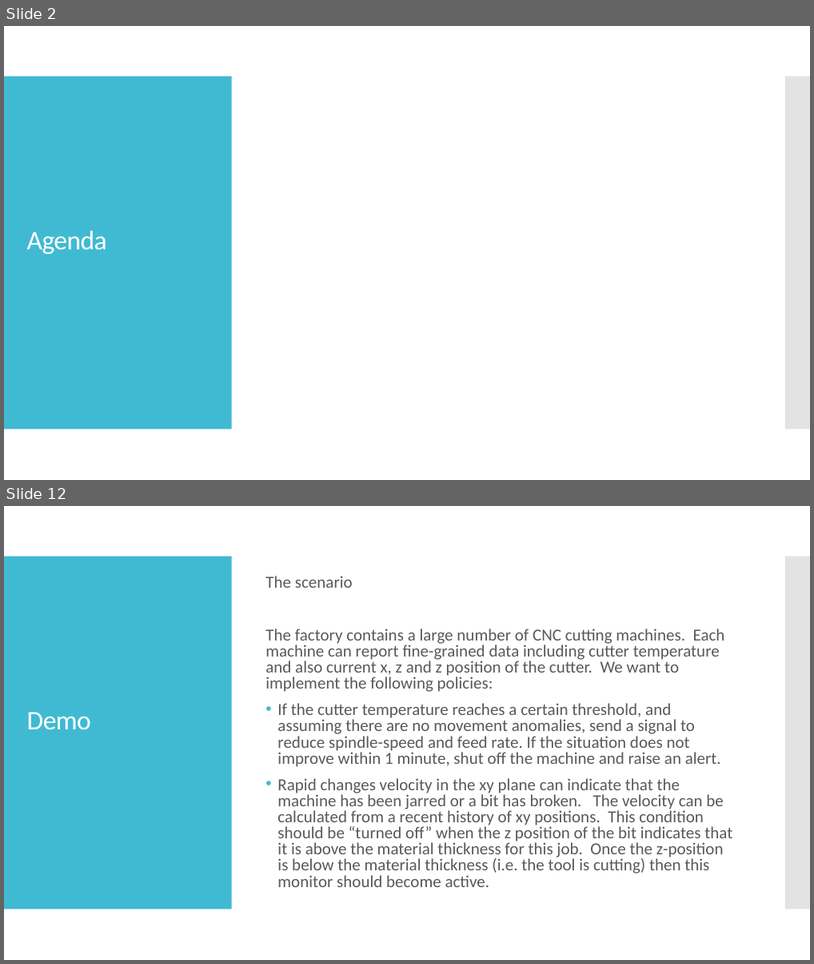
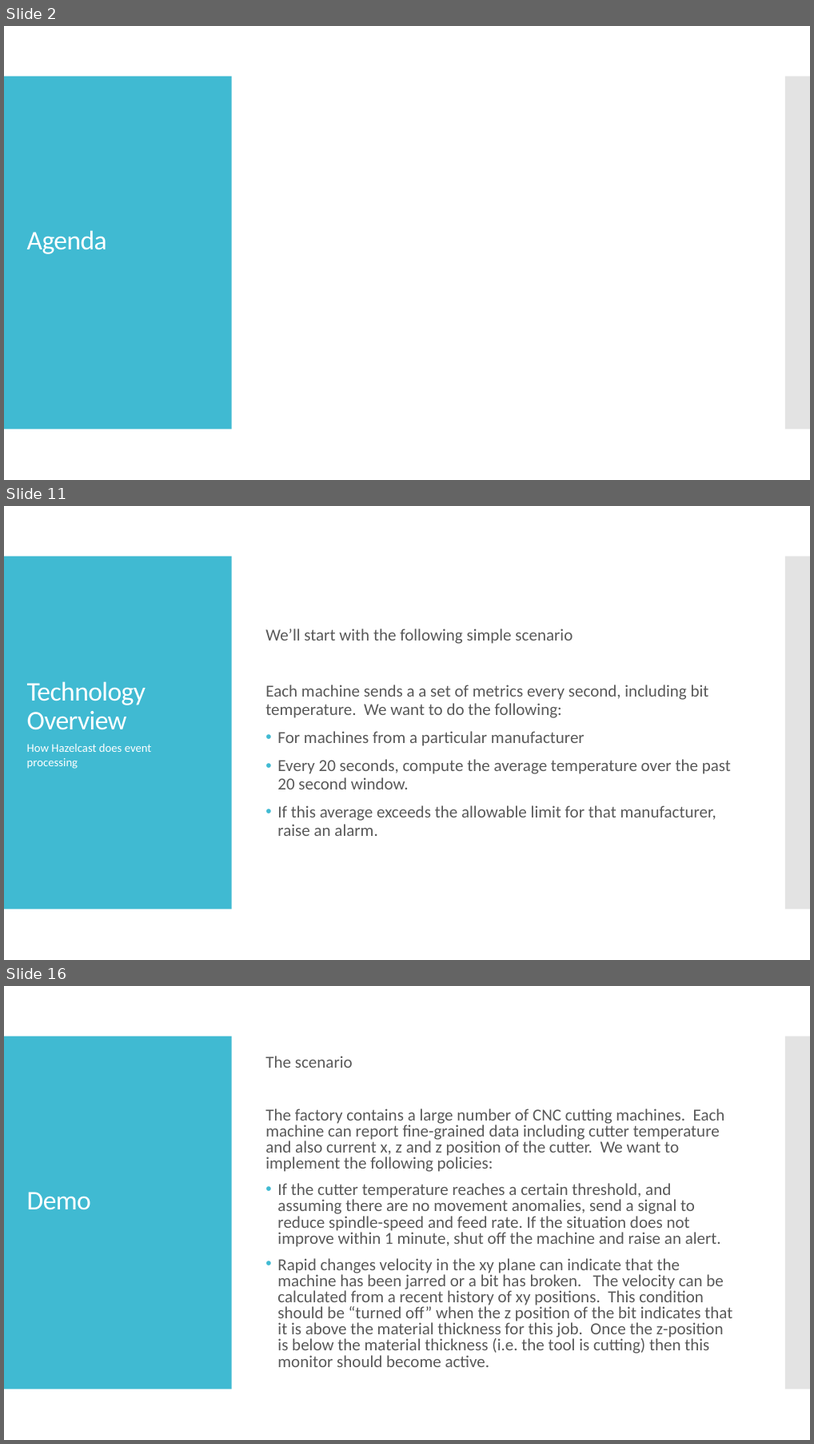
Before and after one commit to wrmay/hazelcast-monitoring-and-control-demo, a slide deck: Solution Overview.pptx. Shown one above the other, each under a label of ours: slides 2 and 12 before the commit, slides 2, 11 and 16 after it; the slides between them are not shown. The pictures are 814x964 and 814x1444 pixels, drawn with LibreOffice and Linux fonts; fonts in the diff are those of the drawing. Boxes give left, top, right and bottom in pixels: in the first picture for what was removed or moved away, otherwise in the second. Text is boxed around its words. In the diff, an @@ line names an element or a change of style, - is before the commit and + after.

```diff
--- a/Solution Overview.pptx
+++ b/Solution Overview.pptx
@@ slide 11 added at <box>4,506,810,960</box>, background #FFFFFF; not listed: 2 template elements that a slide beside it also shows @@
@@ text added at <box>266,628,731,836</box>, 20 pt, text #595959 @@
+We’ll start with the following simple scenario
+Each machine sends a a set of metrics every second, including bit temperature. We want to do the following:
+• For machines from a particular manufacturer
+• Every 20 seconds, compute the average temperature over the past 20 second window.
+• If this average exceeds the allowable limit for that manufacturer, raise an alarm.
@@ title added at <box>27,681,146,729</box>, 32 pt, text #FFFFFF @@
+Technology Overview
@@ text added at <box>27,744,152,768</box>, 14 pt, text #FFFFFF @@
+How Hazelcast does event processing
@@ what was slide 12 is now slide 16 @@
```
Also in this commit, not shown: 5 slides changed, 7 other slides added, 4 slides removed, 9 other files.
